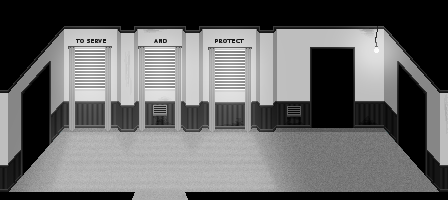
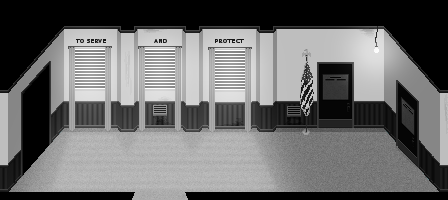
Layers edited between the first and the second 448 × 200 image:
added layer "MILLER DOOR CLOSED" above "MAVISH DOOR CLOSE" over [319, 64, 352, 128]
added layer "MAVISH DOOR CLOSE" above "Layer" over [396, 83, 417, 166]
painted on "Layer" over [300, 41, 433, 187]
